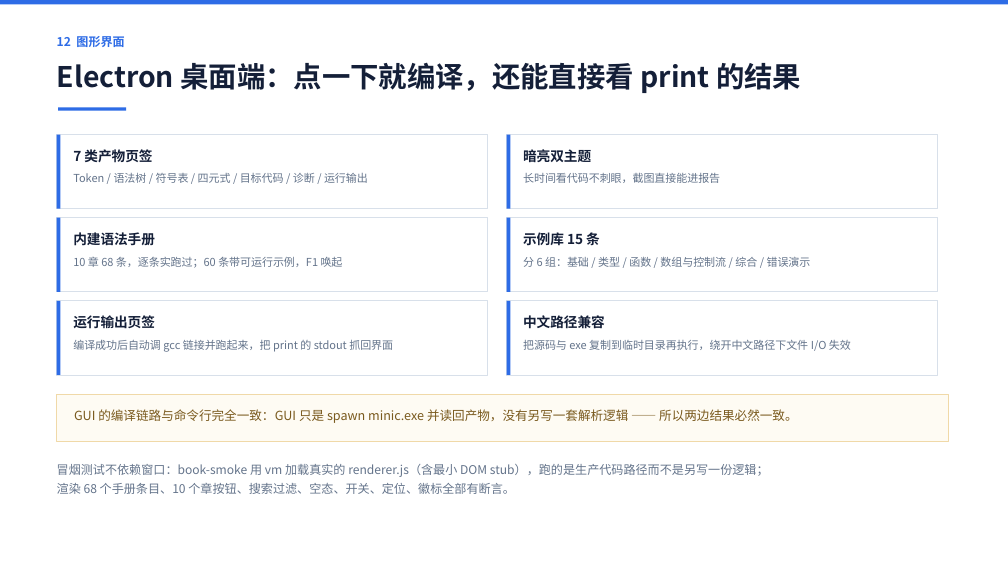
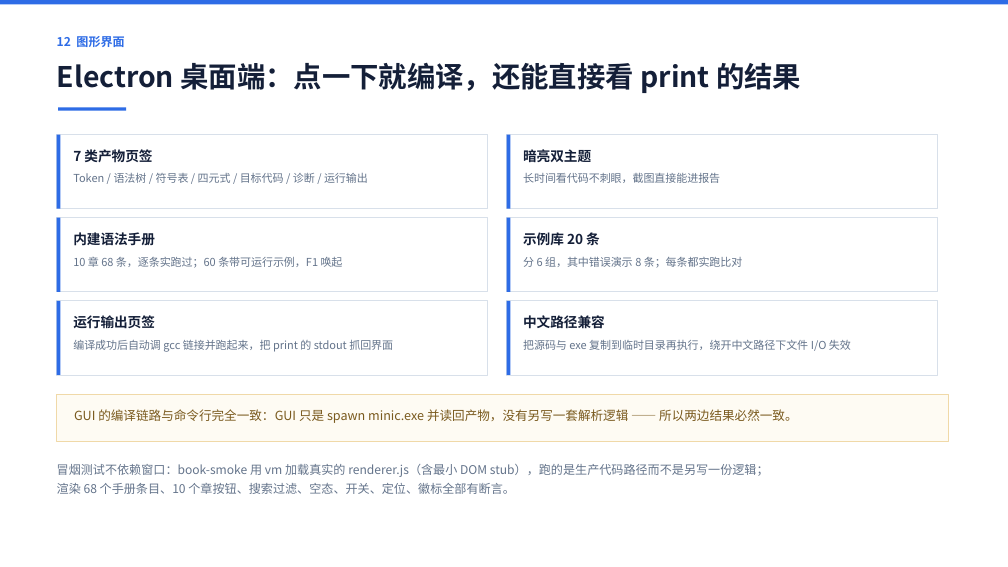
Before and after one commit to 9527-qincheng/MiniCCompiler, a slide deck: slide 13 of docs/MiniC编译器_答辩演示.pptx. Drawn at 1008x567 pixels with LibreOffice and Linux fonts; fonts in the diff are those of the drawing. Boxes give left, top, right and bottom in pixels: in the first picture for what was removed or moved away, otherwise in the second. Text is boxed around its words. In the diff, an @@ line names an element or a change of style, - is before the commit and + after.

Commit message:
feat(gui): 示例库新增 5 条错误演示，覆盖词法/语法/语义混合错误
- err-mixed-all：同一程序里词法(@)、语法(1 + ;)、语义(未声明/越界/数组名)三类错误共存，共 6 条
- err-lex-cluster：4 个词法错误（非法字符 @ / &、多字符字面量、未知转义），各引出 1 条次生语法错误，共 8 条
- err-semantic-cluster：语法完全正确，6 个语义错误 + 2 个警告（未声明 / 越界 / 负下标 / 数组名 / 实参偏少偏多 / 隐式转换）
- err-recovery：第一个函数有语法错误，后两个函数的语义错误仍被报出，验证错误恢复没有丢函数体
- err-void-misuse：void 用在变量、数组、形参三处，各报一条
- 示例库 15 → 20 条，错误演示 3 → 8 条；sample-smoke 22 断言全部通过
- README / 项目总结 / 验收报告 / 答辩 PPT 的示例数量同步

```diff
--- a/docs/MiniC编译器_答辩演示.pptx
+++ b/docs/MiniC编译器_答辩演示.pptx
@@ text at (x1=523, y1=232, x2=600, y2=245): text changed @@
-示例库 15 条
+示例库 20 条
@@ text at (x1=523, y1=257, x2=743, y2=268): text changed @@
-分 6 组：基础 / 类型 / 函数 / 数组与控制流 / 综合 / 错误演示
+分 6 组，其中错误演示 8 条；每条都实跑比对
```
Also in this commit, not shown: 6 other files.
